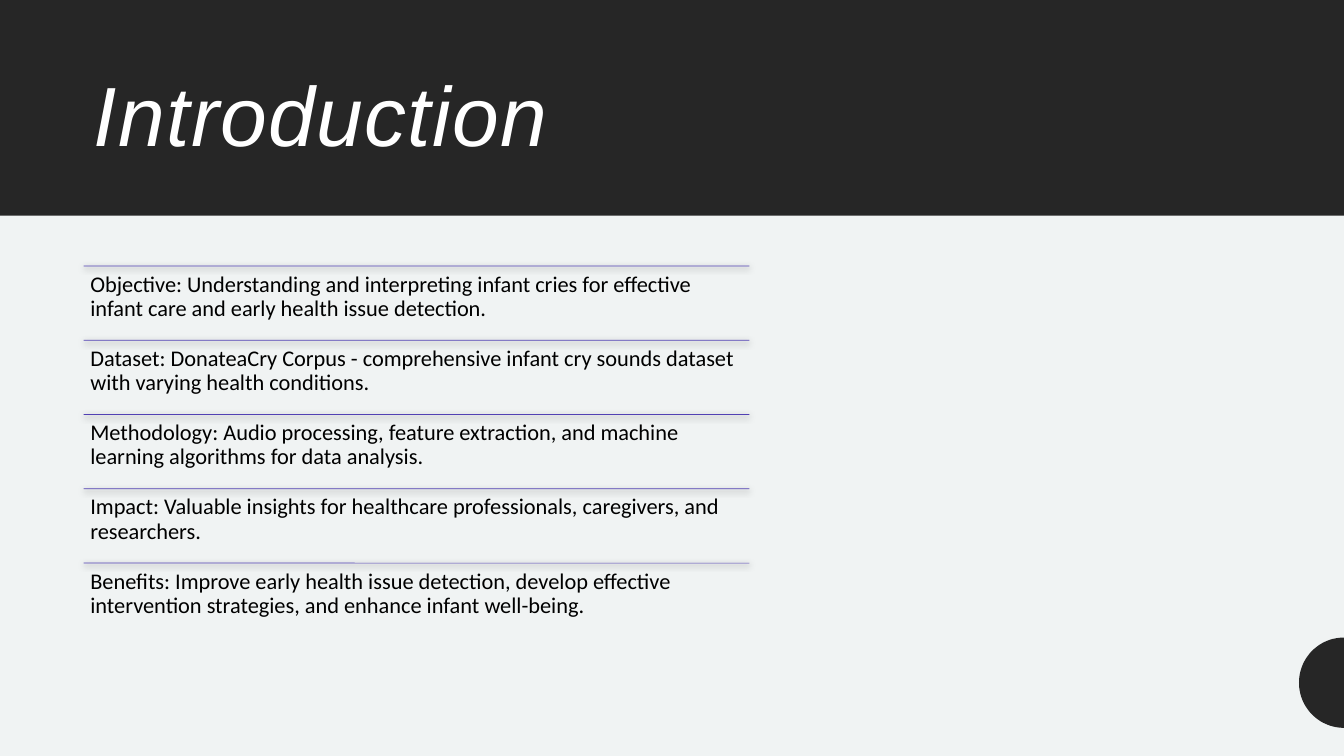
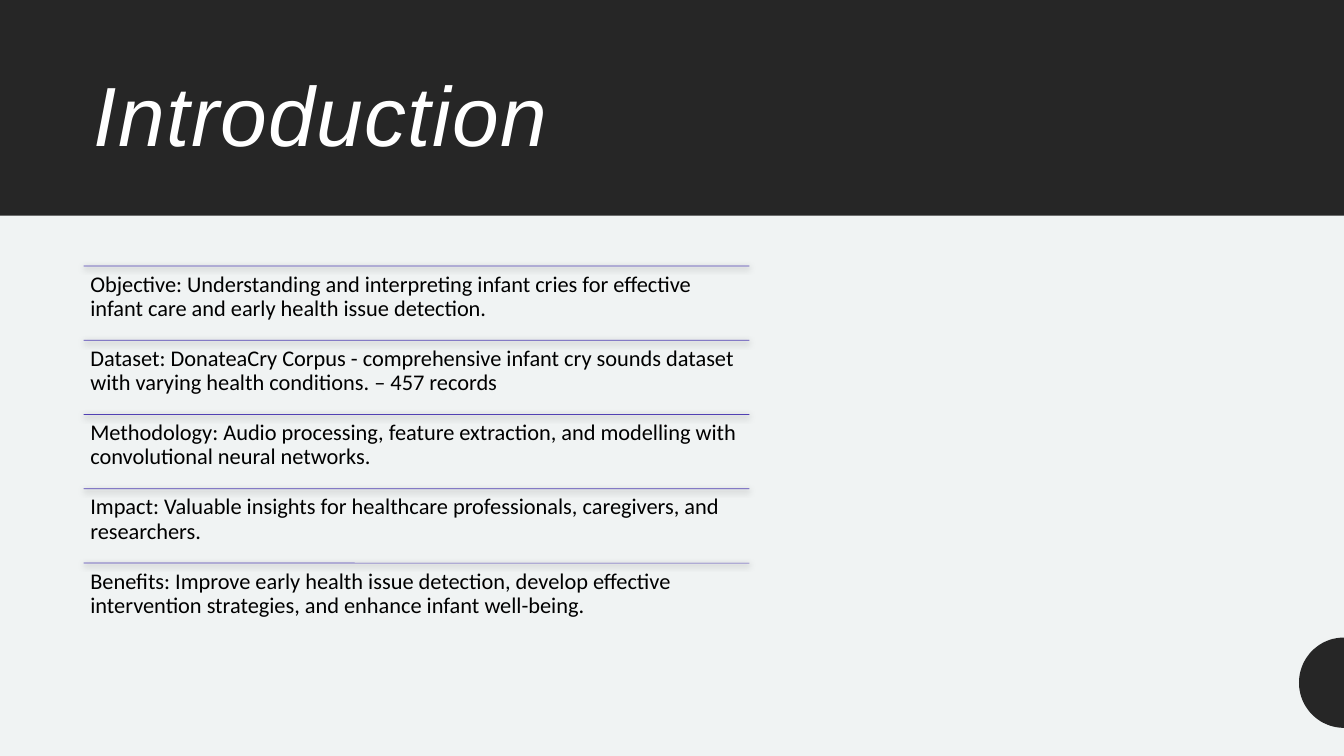
Before and after one commit to manideep2009mar/manideep_data606, a slide deck: slide 2 of docs/capstone.pptx. Drawn at 1344x756 pixels with LibreOffice and Linux fonts; fonts in the diff are those of the drawing. Boxes give left, top, right and bottom in pixels: in the first picture for what was removed or moved away, otherwise in the second. Text is boxed around its words. In the diff, an @@ line names an element or a change of style, - is before the commit and + after.

Commit message:
draft report and final deliverables
- updated ppt
- draft report
- code cleanup

```diff
--- a/docs/capstone.pptx
+++ b/docs/capstone.pptx
@@ text at bbox=[90, 350, 733, 394]: text changed @@
-Dataset: DonateaCry Corpus - comprehensive infant cry sounds dataset with varying health conditions.
+Dataset: DonateaCry Corpus - comprehensive infant cry sounds dataset with varying health conditions. – 457 records
@@ text at bbox=[90, 424, 736, 464]: text changed @@
-Methodology: Audio processing, feature extraction, and machine learning algorithms for data analysis.
+Methodology: Audio processing, feature extraction, and modelling with convolutional neural networks.
```
Also in this commit, not shown: 8 other files.
